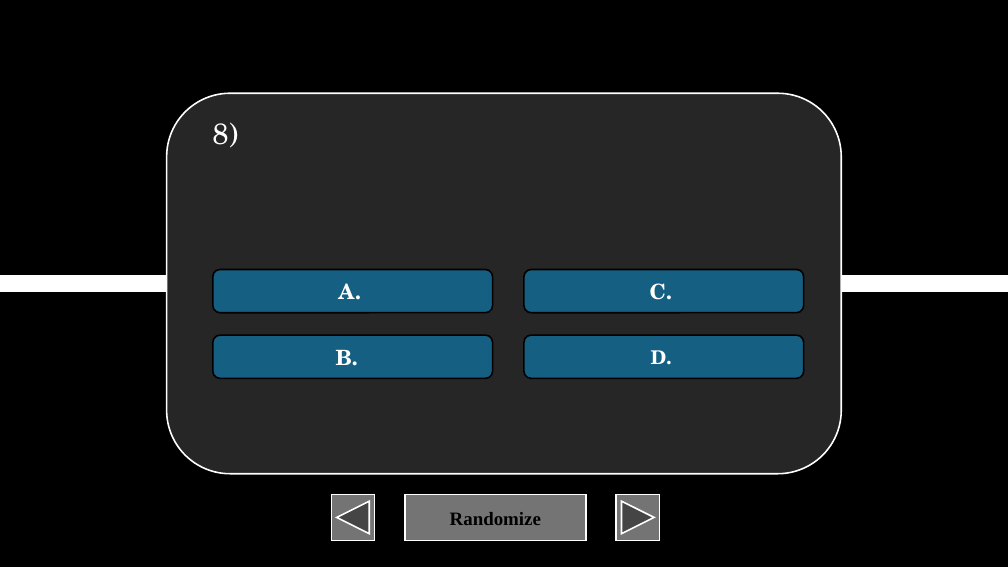
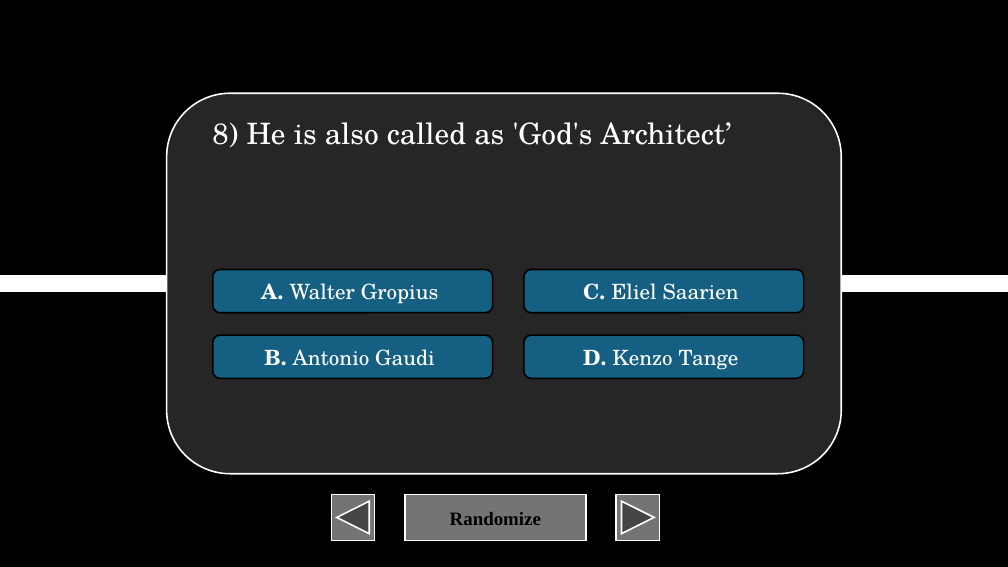
Before and after one commit to XIvanSolomonX/Archi-Reviewer, a slide deck: slide 9 of TOA.pptm. Drawn at 1008x567 pixels with LibreOffice and Linux fonts; fonts in the diff are those of the drawing. Boxes give left, top, right and bottom in pixels: in the first picture for what was removed or moved away, otherwise in the second. Text is boxed around its words. In the diff, an @@ line names an element or a change of style, - is before the commit and + after.

Commit message:
50 slides for TOA

```diff
--- a/TOA.pptm
+++ b/TOA.pptm
@@ text at (212,122,732,148): text changed @@
-8)
+8) He is also called as 'God's Architect’
@@ text in rounded rectangle at (261,283,438,304): text changed; bold off @@
-A.
+A. Walter Gropius
@@ text in rounded rectangle at (583,283,739,300): text changed; bold off @@
-C.
+C. Eliel Saarien
@@ text in rounded rectangle at (264,349,435,366): text changed; bold off @@
-B.
+B. Antonio Gaudi
@@ text in rounded rectangle at (583,350,739,370): text changed; size 18 to 20 pt; bold off @@
-D.
+D. Kenzo Tange
```
Also in this commit, not shown: 10 other slides changed, 40 slides added.
